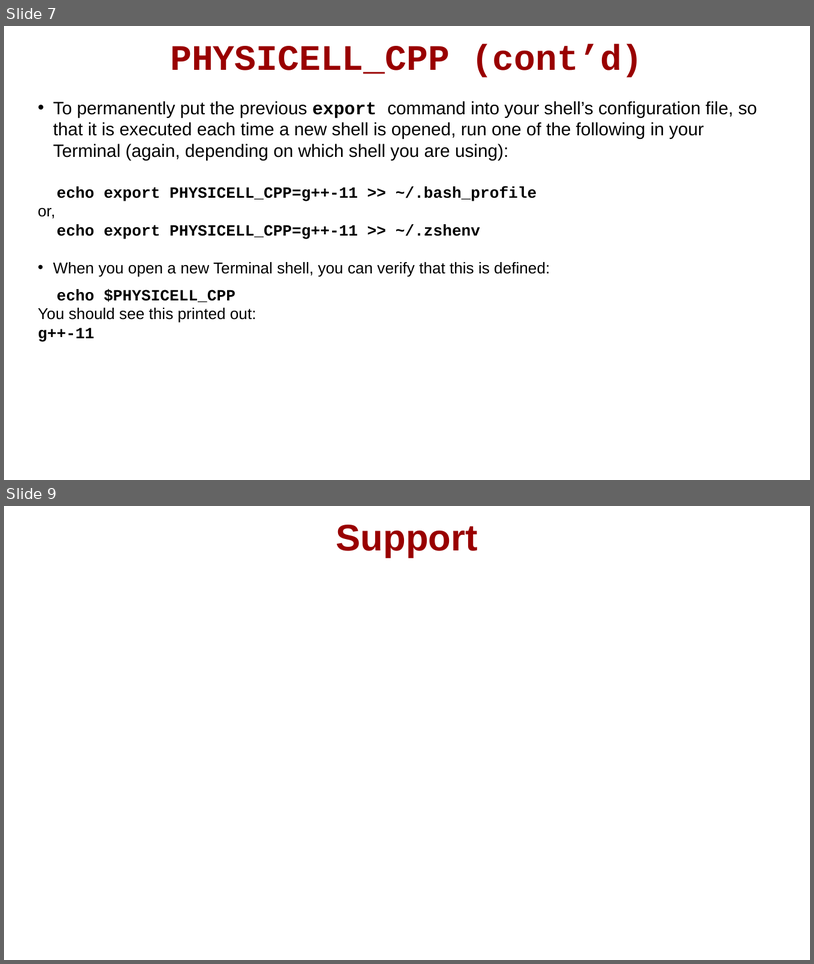
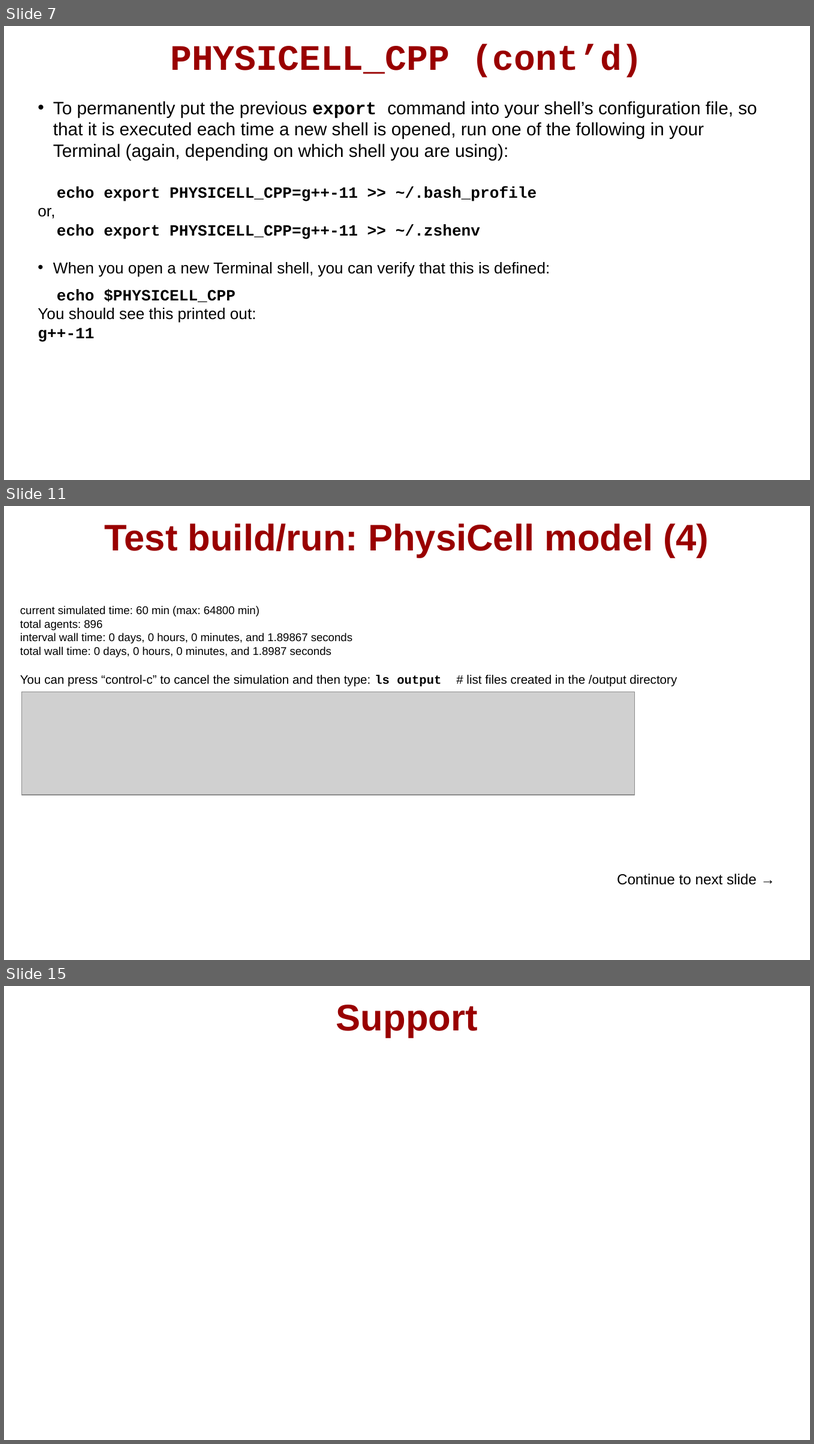
Before and after one commit to physicell-training/ws2021, a slide deck: pptx_source/PhysiCell_ws2021_macOS_setup.pptx. Shown one above the other, each under a label of ours: slides 7 and 9 before the commit, slides 7, 11 and 15 after it; the slides between them are not shown. The pictures are 814x964 and 814x1444 pixels, drawn with LibreOffice and Linux fonts; fonts in the diff are those of the drawing; grey boxes stand for pictures; background and template pictures are left out. Boxes give left, top, right and bottom in pixels: in the first picture for what was removed or moved away, otherwise in the second. Text is boxed around its words. In the diff, an @@ line names an element or a change of style, - is before the commit and + after.

```diff
--- a/pptx_source/PhysiCell_ws2021_macOS_setup.pptx
+++ b/pptx_source/PhysiCell_ws2021_macOS_setup.pptx
@@ slide 11 added at (4,506,810,960), background #FFFFFF @@
@@ title added at (105,523,709,558), 33 pt, text #990000, bold @@
+Test build/run: PhysiCell model (4)
@@ text added at (20,606,677,687), 10 pt, text #000000 @@
+current simulated time: 60 min (max: 64800 min)
+total agents: 896
+interval wall time: 0 days, 0 hours, 0 minutes, and 1.89867 seconds
+total wall time: 0 days, 0 hours, 0 minutes, and 1.8987 seconds
+You can press “control-c” to cancel the simulation and then type: ls output # list files created in the /output directory
@@ picture added at (22,691,635,795) @@
@@ text added at (617,873,757,885), 13 pt, text #000000 @@
+Continue to next slide →
@@ what was slide 9 is now slide 15 @@
```
Also in this commit, not shown: 1 slide changed, 5 other slides added.
